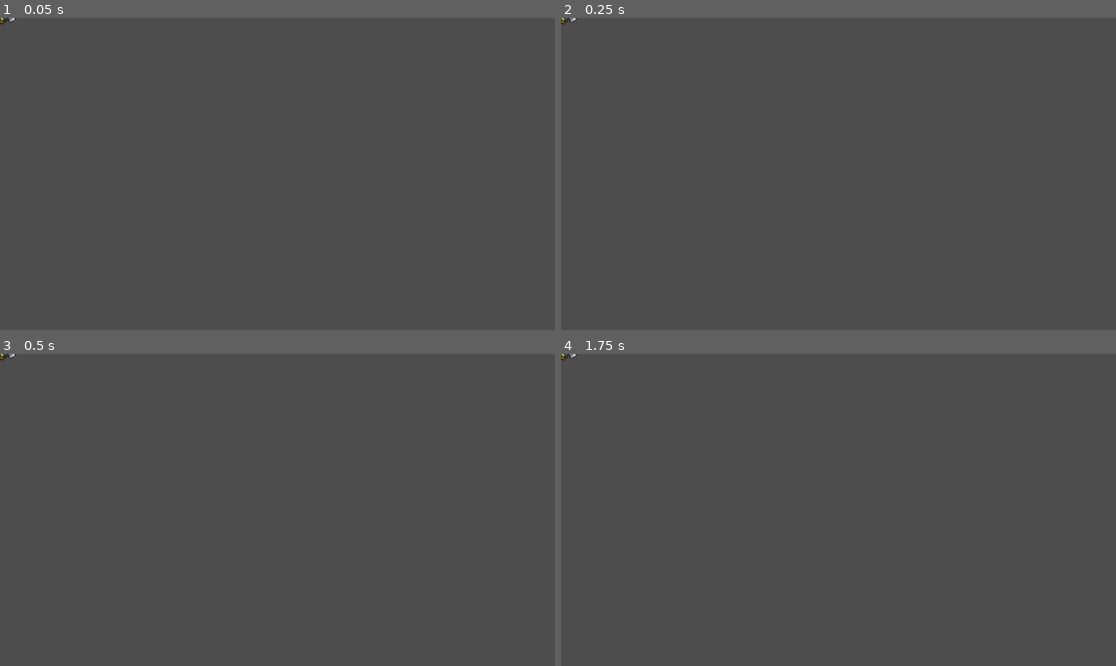
Above: before the commit, frames 1-4 (two rows, left to right).
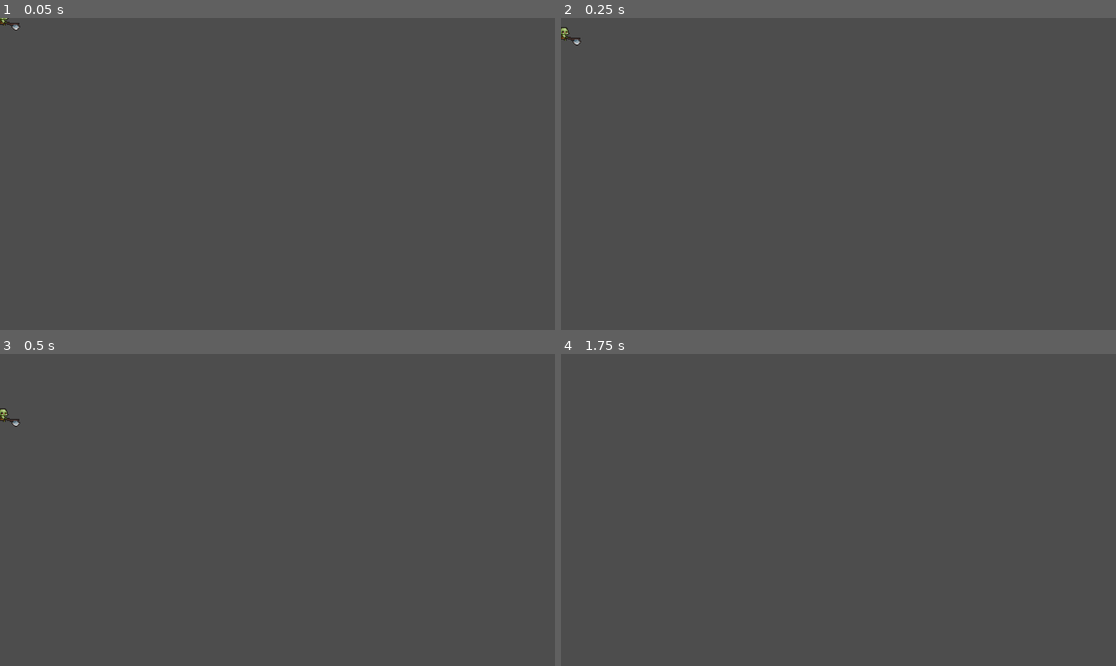
Above: after the commit, the same moments.

Repository: lucyyucy/Really-noodle-
Game: Godot game, scene res://Scenes/player.tscn
Same seed, same stepped clock (60 frames per second), same inputs: the game is played once before the commit and once after it. Before the commit the project has no main scene; this scene is started directly in both runs.
Inputs:
- Up to frame 1 (0.05 s): no input
- Up to frame 2 (0.25 s): no input
- Up to frame 3 (0.5 s): no input
- Up to frame 4 (1.75 s): no input

The runs differ from the first frame. In frame 1, less than 0.1% of the frame differs, in the area x 0-4%, y 0-5%; in frame 2, 0.1%, in the area x 0-4%, y 0-9%; in frame 3, 0.1%; in frame 4, less than 0.1%.

Commit message:
Added the script

Diff:
--- a/really-noodle/Scenes/game.tscn
+++ b/really-noodle/Scenes/game.tscn
@@ -1,3 +1,12 @@
-[gd_scene format=3 uid="uid://cupc071sjfbm6"]
+[gd_scene load_steps=2 format=3 uid="uid://cupc071sjfbm6"]
+
+[ext_resource type="PackedScene" uid="uid://cuml4dhwphilt" path="res://Scenes/player.tscn" id="1_p8ecr"]
 
 [node name="Game" type="Node2D"]
+
+[node name="Player" parent="." instance=ExtResource("1_p8ecr")]
+position = Vector2(-5, 0)
+
+[node name="Camera2D" type="Camera2D" parent="."]
+position = Vector2(2, -4)
+zoom = Vector2(4, 4)
--- a/really-noodle/Scenes/player.tscn
+++ b/really-noodle/Scenes/player.tscn
@@ -1,31 +1,35 @@
-[gd_scene load_steps=10 format=3 uid="uid://cuml4dhwphilt"]
+[gd_scene load_steps=11 format=3 uid="uid://cuml4dhwphilt"]
 
-[ext_resource type="Script" path="res://Scripts/character_body_2d.gd" id="1_a354a"]
+[ext_resource type="Script" path="res://Scenes/character_body_2d.gd" id="1_d3o56"]
 [ext_resource type="Texture2D" uid="uid://b54cyc4igq0o3" path="res://Assets/Orc.png" id="2_61pwn"]
 
 [sub_resource type="AtlasTexture" id="AtlasTexture_47cx4"]
 atlas = ExtResource("2_61pwn")
 region = Rect2(0, 0, 100, 100)
 
-[sub_resource type="AtlasTexture" id="AtlasTexture_56kqy"]
+[sub_resource type="AtlasTexture" id="AtlasTexture_g7hyq"]
 atlas = ExtResource("2_61pwn")
-region = Rect2(100, 0, 100, 100)
+region = Rect2(0, 200, 100, 100)
 
-[sub_resource type="AtlasTexture" id="AtlasTexture_fg1yd"]
+[sub_resource type="AtlasTexture" id="AtlasTexture_c6r2m"]
 atlas = ExtResource("2_61pwn")
-region = Rect2(200, 0, 100, 100)
+region = Rect2(100, 200, 100, 100)
 
-[sub_resource type="AtlasTexture" id="AtlasTexture_wpufp"]
+[sub_resource type="AtlasTexture" id="AtlasTexture_5tel1"]
 atlas = ExtResource("2_61pwn")
-region = Rect2(300, 0, 100, 100)
+region = Rect2(200, 200, 100, 100)
 
-[sub_resource type="AtlasTexture" id="AtlasTexture_wcgt1"]
+[sub_resource type="AtlasTexture" id="AtlasTexture_4gf5g"]
 atlas = ExtResource("2_61pwn")
-region = Rect2(400, 0, 100, 100)
+region = Rect2(300, 200, 100, 100)
 
-[sub_resource type="AtlasTexture" id="AtlasTexture_5yk6m"]
+[sub_resource type="AtlasTexture" id="AtlasTexture_wybw1"]
 atlas = ExtResource("2_61pwn")
-region = Rect2(500, 0, 100, 100)
+region = Rect2(400, 200, 100, 100)
+
+[sub_resource type="AtlasTexture" id="AtlasTexture_glppr"]
+atlas = ExtResource("2_61pwn")
+region = Rect2(500, 200, 100, 100)
 
 [sub_resource type="SpriteFrames" id="SpriteFrames_kqile"]
 animations = [{
@@ -34,36 +38,40 @@
 "texture": SubResource("AtlasTexture_47cx4")
 }, {
 "duration": 1.0,
-"texture": SubResource("AtlasTexture_56kqy")
+"texture": SubResource("AtlasTexture_g7hyq")
 }, {
 "duration": 1.0,
-"texture": SubResource("AtlasTexture_fg1yd")
+"texture": SubResource("AtlasTexture_c6r2m")
 }, {
 "duration": 1.0,
-"texture": SubResource("AtlasTexture_wpufp")
+"texture": SubResource("AtlasTexture_5tel1")
 }, {
 "duration": 1.0,
-"texture": SubResource("AtlasTexture_wcgt1")
+"texture": SubResource("AtlasTexture_4gf5g")
 }, {
 "duration": 1.0,
-"texture": SubResource("AtlasTexture_5yk6m")
+"texture": SubResource("AtlasTexture_wybw1")
+}, {
+"duration": 1.0,
+"texture": SubResource("AtlasTexture_glppr")
 }],
-"loop": true,
+"loop": false,
 "name": &"default",
-"speed": 5.0
+"speed": 10.0
 }]
 
 [node name="Player" type="Node2D"]
-script = ExtResource("1_a354a")
 
-[node name="AnimatedSprite2D" type="AnimatedSprite2D" parent="."]
+[node name="CharacterBody2D" type="CharacterBody2D" parent="."]
+script = ExtResource("1_d3o56")
+
+[node name="AnimatedSprite2D" type="AnimatedSprite2D" parent="CharacterBody2D"]
 texture_filter = 1
 scale = Vector2(2, 2)
 sprite_frames = SubResource("SpriteFrames_kqile")
+frame = 6
+frame_progress = 1.0
 
-[node name="Area2D" type="Area2D" parent="AnimatedSprite2D"]
-
-[node name="CollisionPolygon2D" type="CollisionPolygon2D" parent="AnimatedSprite2D/Area2D"]
+[node name="CollisionPolygon2D" type="CollisionPolygon2D" parent="CharacterBody2D"]
 visible = false
-scale = Vector2(0.5, 0.5)
 polygon = PackedVector2Array(-3, -15, 7, -15, 8, -11, 11, -8, 10, -3, 7, 0, 7, 3, 7, 6, 10, 6, 22, -7, 24, -5, 30, 0, 23, 7, 18, 2, 11, 8, 7, 12, -3, 12, -6, 6, -11, 5, -8, -7)
--- a/really-noodle/project.godot
+++ b/really-noodle/project.godot
@@ -11,6 +11,7 @@
 [application]
 
 config/name="Really Noodle"
+run/main_scene="res://Scenes/player.tscn"
 config/features=PackedStringArray("4.3", "Forward Plus")
 config/icon="res://Assets/icon.svg"
 
Renamed: really-noodle/Scripts/character_body_2d.gd -> really-noodle/Scenes/character_body_2d.gd
